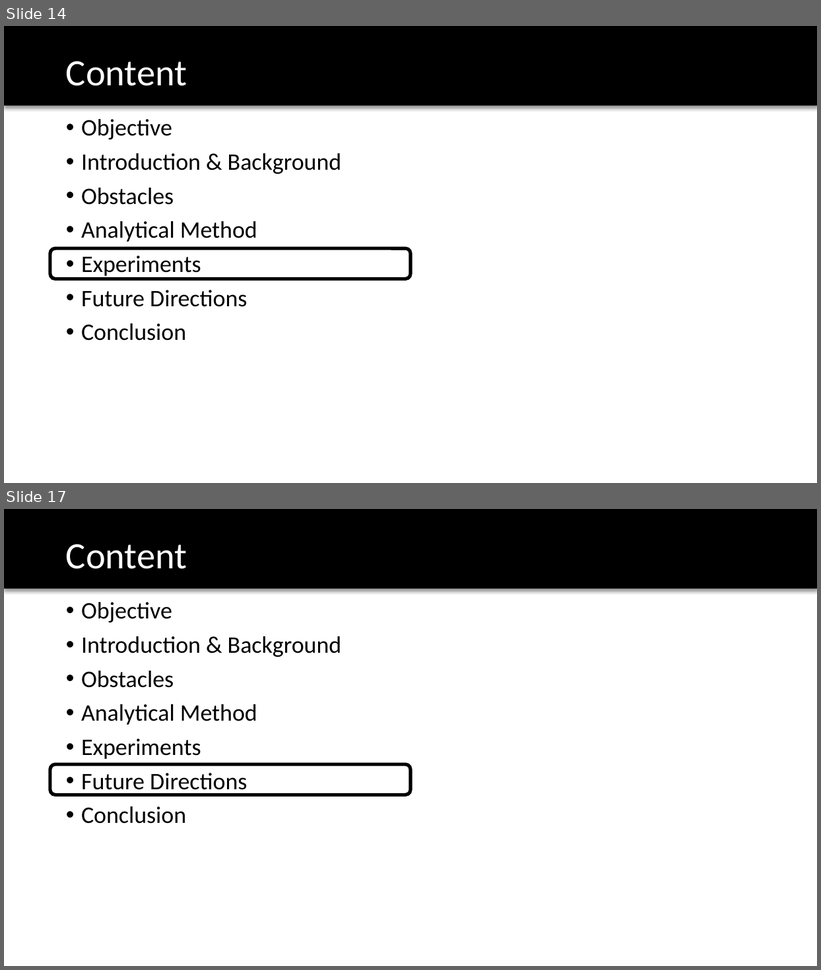
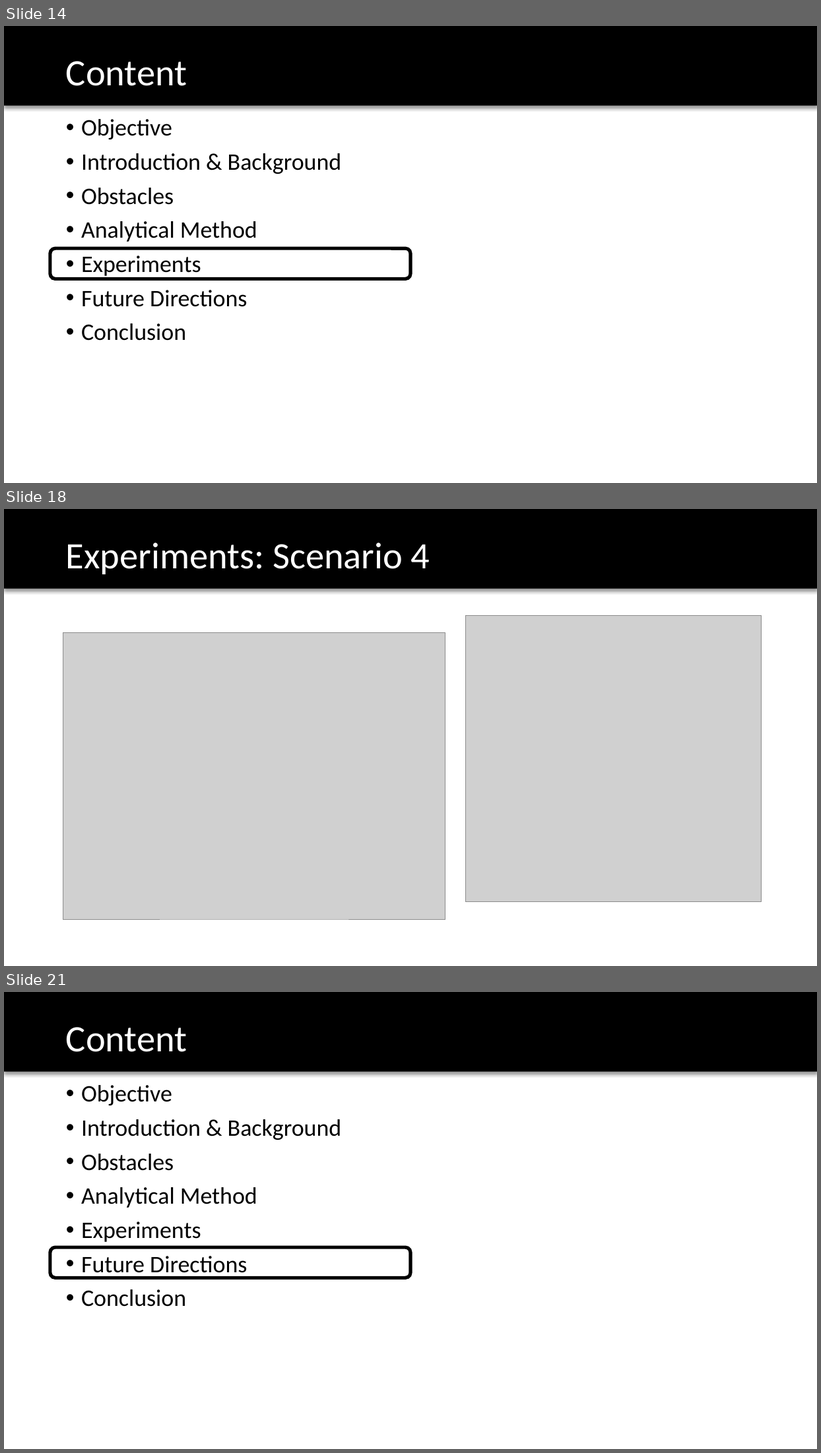
Before and after one commit to TrupeshKumarPatel/IoT_RaspberryPi, a slide deck: project_presentation/VoIP_final_presentation.pptx. Shown one above the other, each under a label of ours: slides 14 and 17 before the commit, slides 14, 18 and 21 after it; the slides between them are not shown. The pictures are 821x970 and 821x1453 pixels, drawn with LibreOffice and Linux fonts; fonts in the diff are those of the drawing; grey boxes stand for pictures; background and template pictures are left out. Boxes give left, top, right and bottom in pixels: in the first picture for what was removed or moved away, otherwise in the second. Text is boxed around its words. In the diff, an @@ line names an element or a change of style, - is before the commit and + after.

```diff
--- a/project_presentation/VoIP_final_presentation.pptx
+++ b/project_presentation/VoIP_final_presentation.pptx
@@ slide 18 added at bbox=[4, 509, 817, 966], background #FFFFFF; not listed: 1 template element that a slide beside it also shows @@
@@ title added at bbox=[66, 543, 430, 574], 44 pt, text #FFFFFF @@
+Experiments: Scenario 4
@@ picture added at bbox=[466, 615, 762, 902] @@
@@ picture added at bbox=[63, 633, 446, 920] @@
@@ what was slide 17 is now slide 21 @@
```
Also in this commit, not shown: 8 slides changed, 5 other slides added, 1 slide removed, 2 other files.
